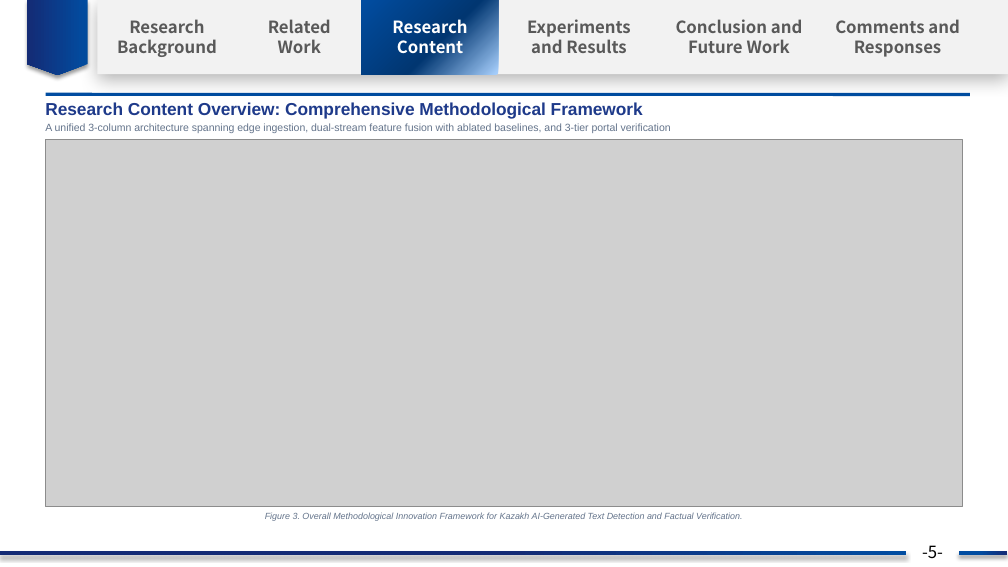
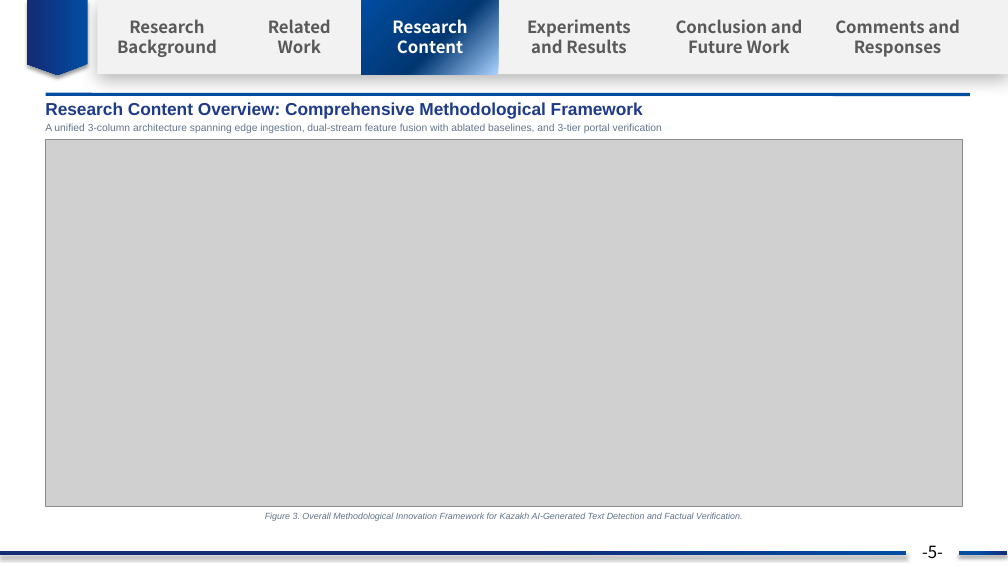
Before and after one commit to nKa1i/kazakh-ai-text-detection, a slide deck: slide 7 of Kazakh_AI_Detection_Thesis_Progress_Prof_Guo.pptx. Drawn at 1008x567 pixels with LibreOffice and Linux fonts; fonts in the diff are those of the drawing; grey boxes stand for pictures; background and template pictures are left out. Boxes give left, top, right and bottom in pixels: in the first picture for what was removed or moved away, otherwise in the second. Text is boxed around its words. In the diff, an @@ line names an element or a change of style, - is before the commit and + after.

```diff
--- a/Kazakh_AI_Detection_Thesis_Progress_Prof_Guo.pptx
+++ b/Kazakh_AI_Detection_Thesis_Progress_Prof_Guo.pptx
@@ text at box(45, 123, 662, 133): size 10 to 9.8 pt in "A unified 3-column architecture spanning edge ingestion, ..." @@
```
Also in this commit, not shown: 17 other slides changed, 10 other files.
